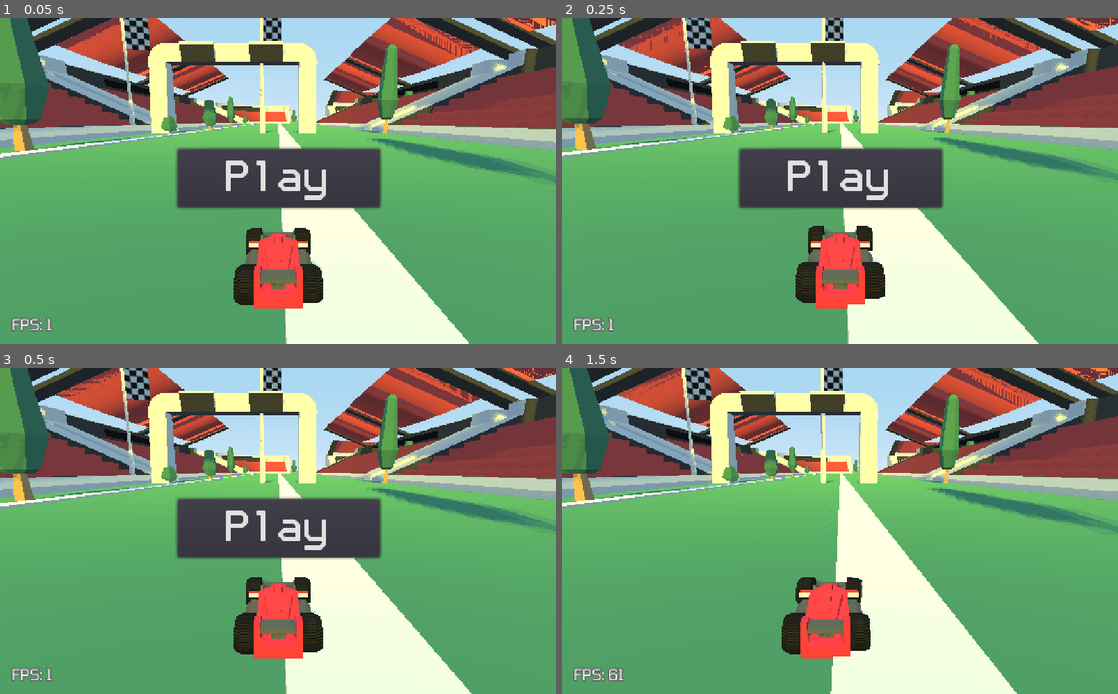
Above: before the commit, frames 1-4 (two rows, left to right).
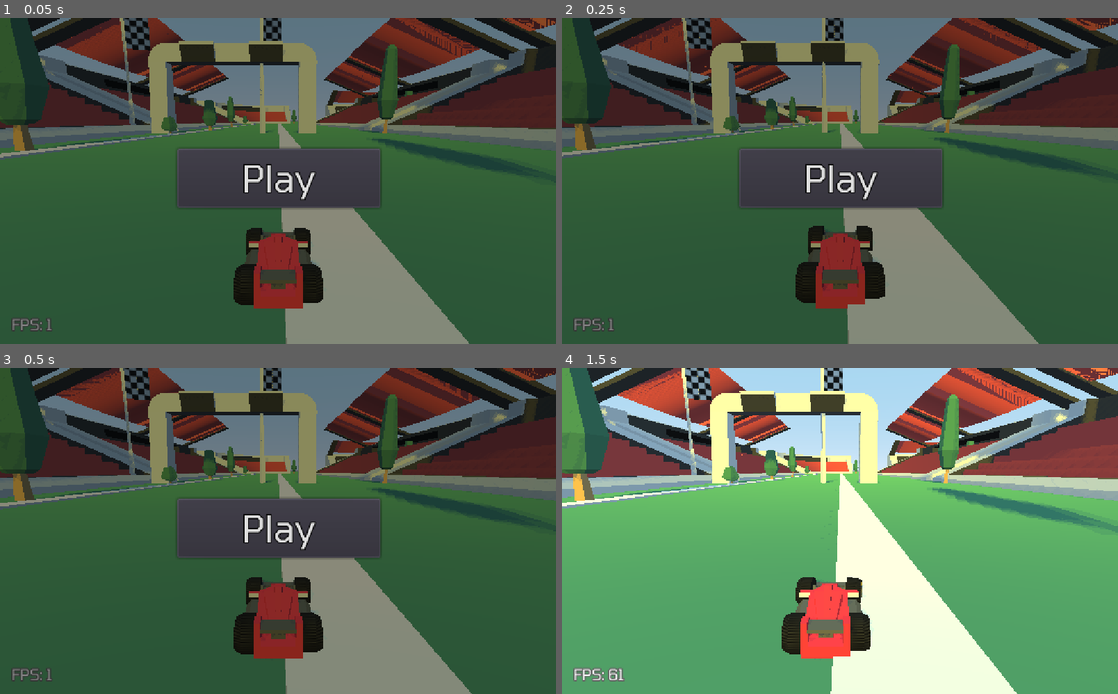
Above: after the commit, the same moments.

Repository: RichoM/LowPolyRacing
Game: Godot game, scene res://Race.tscn
The game is run twice, just before and just after one commit, with the same random seed, the same clock (stepped at 60 frames per second) and the same inputs.
Inputs:
- Up to frame 1 (0.05 s): no input
- Up to frame 2 (0.25 s): no input
- Up to frame 3 (0.5 s): no input
- Up to frame 4 (1.5 s): click "Play" at 0.5 s; hold Right (car_turnright) from 1.28 s (still down)

The runs differ from the first frame. In frame 1, 89% of the frame differs, in the area x 0-100%, y 0-100%; in frame 2, 89%; in frame 3, 89%; in frame 4, nothing differs.

Commit message:
Added a translucid overlay between the play button and the rest of the screen

Diff:
--- a/GUI.gd
+++ b/GUI.gd
@@ -8,7 +8,6 @@
 onready var best_time : Label = $right_col/best_time
 onready var record : Label = $record
 onready var record_timer : Timer = $record/Timer
-onready var play_button : Button = $play_button
 
 func _ready():
 	player.connect("new_record", self, "_on_new_record")
@@ -43,5 +42,5 @@
 
 func _on_play_button_pressed():
 	player.input_enabled = true
-	play_button.hide()
+	$overlay.hide()
 	print("PLAY!")
--- a/Race.tscn
+++ b/Race.tscn
@@ -35,8 +35,10 @@
 font_data = ExtResource( 11 )
 
 [sub_resource type="DynamicFont" id=5]
-size = 48
-font_data = ExtResource( 13 )
+size = 34
+outline_size = 1
+outline_color = Color( 0, 0, 0, 1 )
+font_data = ExtResource( 11 )
 
 [sub_resource type="PlaneMesh" id=6]
 size = Vector2( 2000, 2000 )
@@ -149,7 +151,16 @@
 wait_time = 1.5
 one_shot = true
 
-[node name="play_button" type="Button" parent="GUI"]
+[node name="overlay" type="ColorRect" parent="GUI"]
+anchor_right = 1.0
+anchor_bottom = 1.0
+margin_left = -10.0
+margin_top = -10.0
+margin_right = 10.0
+margin_bottom = 10.0
+color = Color( 0, 0, 0, 0.462745 )
+
+[node name="play_button" type="Button" parent="GUI/overlay"]
 anchor_left = 0.5
 anchor_top = 0.5
 anchor_right = 0.5
@@ -1378,7 +1389,7 @@
 
 [node name="CollisionShape" type="CollisionShape" parent="Checkpoints/checkpoint8"]
 shape = SubResource( 8 )
-[connection signal="pressed" from="GUI/play_button" to="GUI" method="_on_play_button_pressed"]
+[connection signal="pressed" from="GUI/overlay/play_button" to="GUI" method="_on_play_button_pressed"]
 [connection signal="body_entered" from="Checkpoints/checkpoint" to="Checkpoints/checkpoint" method="_on_checkpoint_body_entered"]
 [connection signal="body_entered" from="Checkpoints/checkpoint2" to="Checkpoints/checkpoint2" method="_on_checkpoint_body_entered"]
 [connection signal="body_entered" from="Checkpoints/checkpoint3" to="Checkpoints/checkpoint3" method="_on_checkpoint_body_entered"]
